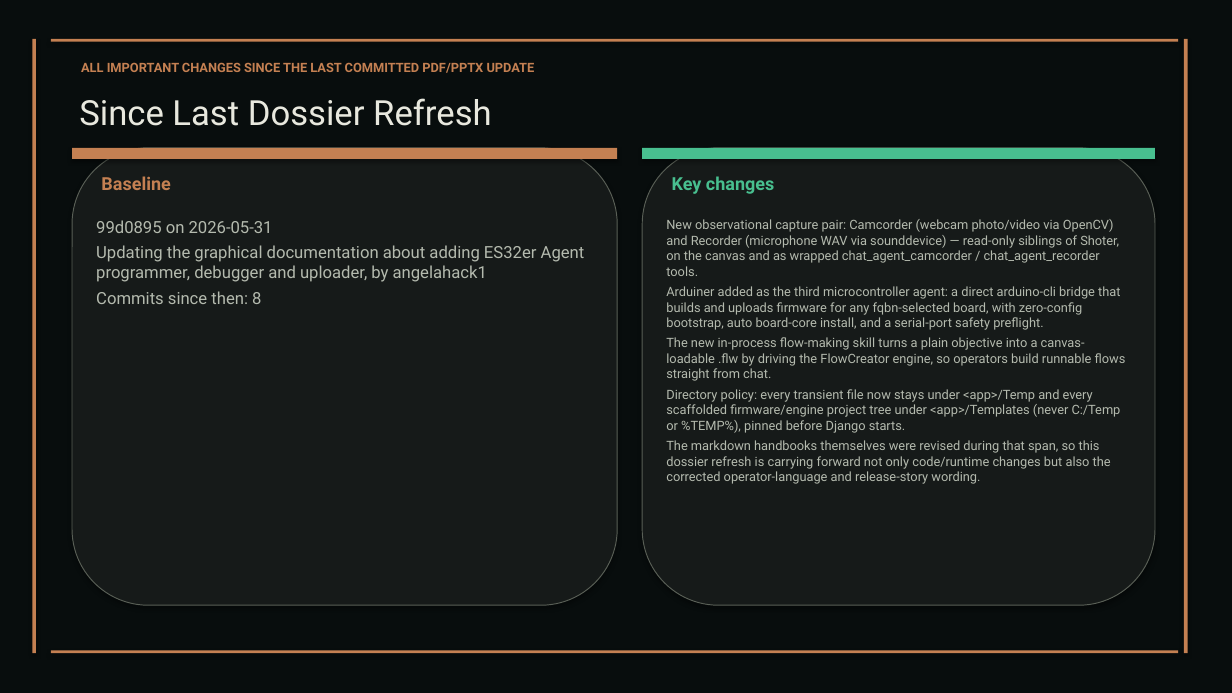
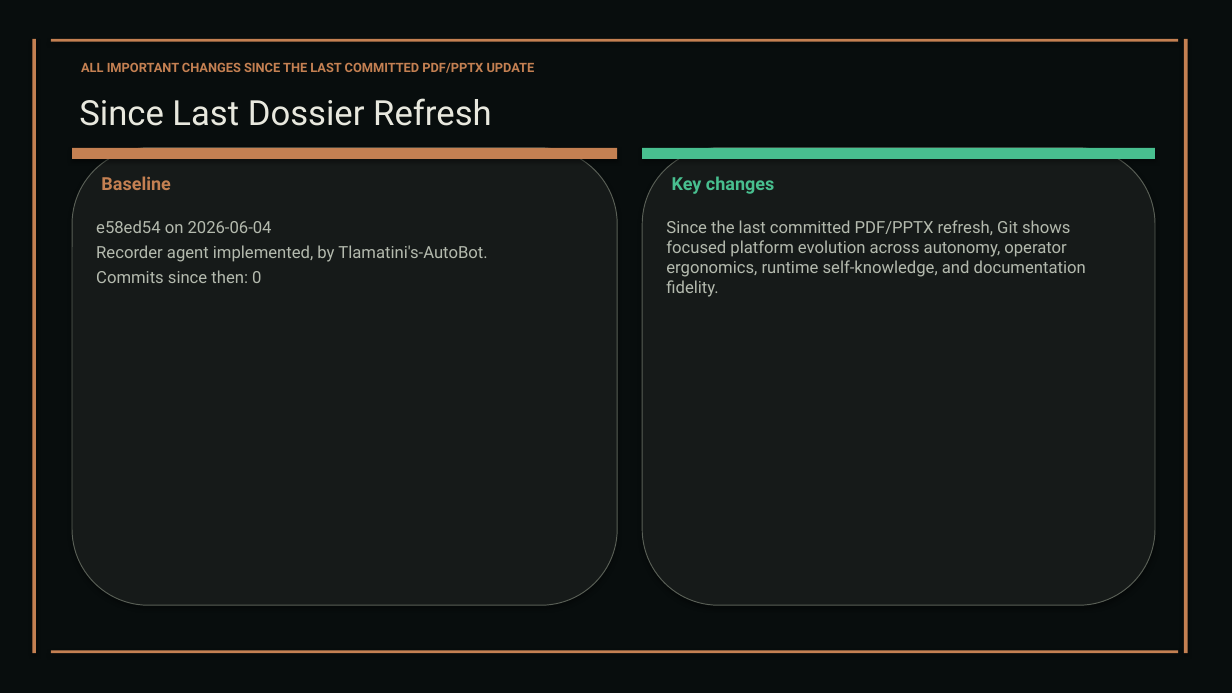
Before and after one commit to XAIHT/Tlamatini, a slide deck: slide 50 of Tlamatini_eXtended_Artificial_Intelligence_Humanly_Tempered.pptx. Drawn at 1232x693 pixels with LibreOffice and Linux fonts; fonts in the diff are those of the drawing. Boxes give left, top, right and bottom in pixels: in the first picture for what was removed or moved away, otherwise in the second. Text is boxed around its words. In the diff, an @@ line names an element or a change of style, - is before the commit and + after.

Commit message:
Updating to latets version and Camcorder+Recorder, by Tlamatini's-AutoBot.

```diff
--- a/Tlamatini_eXtended_Artificial_Intelligence_Humanly_Tempered.pptx
+++ b/Tlamatini_eXtended_Artificial_Intelligence_Humanly_Tempered.pptx
@@ text at bbox=[96, 220, 487, 283]: text changed @@
-99d0895 on 2026-05-31
-Updating the graphical documentation about adding ES32er Agent programmer, debugger and uploader, by angelahack1
-Commits since then: 8
+e58ed54 on 2026-06-04
+Recorder agent implemented, by Tlamatini's-AutoBot.
+Commits since then: 0
@@ text at bbox=[666, 220, 1086, 297]: text changed; size 10 to 13 pt @@
-New observational capture pair: Camcorder (webcam photo/video via OpenCV) and Recorder (microphone WAV via sounddevice) — read-only siblings of Shoter, on the canvas and as wrapped chat_agent_camcorder / chat_agent_recorder tools.
-Arduiner added as the third microcontroller agent: a direct arduino-cli bridge that builds and uploads firmware for any fqbn-selected board, with zero-config bootstrap, auto board-core install, and a serial-port safety preflight.
-The new in-process flow-making skill turns a plain objective into a canvas-loadable .flw by driving the FlowCreator engine, so operators build runnable flows straight from chat.
-Directory policy: every transient file now stays under <app>/Temp and every scaffolded firmware/engine project tree under <app>/Templates (never C:/Temp or %TEMP%), pinned before Django starts.
-The markdown handbooks themselves were revised during that span, so this dossier refresh is carrying forward not only code/runtime changes but also the corrected operator-language and release-story wording.
+Since the last committed PDF/PPTX refresh, Git shows focused platform evolution across autonomy, operator ergonomics, runtime self-knowledge, and documentation fidelity.
```
Also in this commit, not shown: 33 other slides changed, 1 slide removed, 7 other files.
